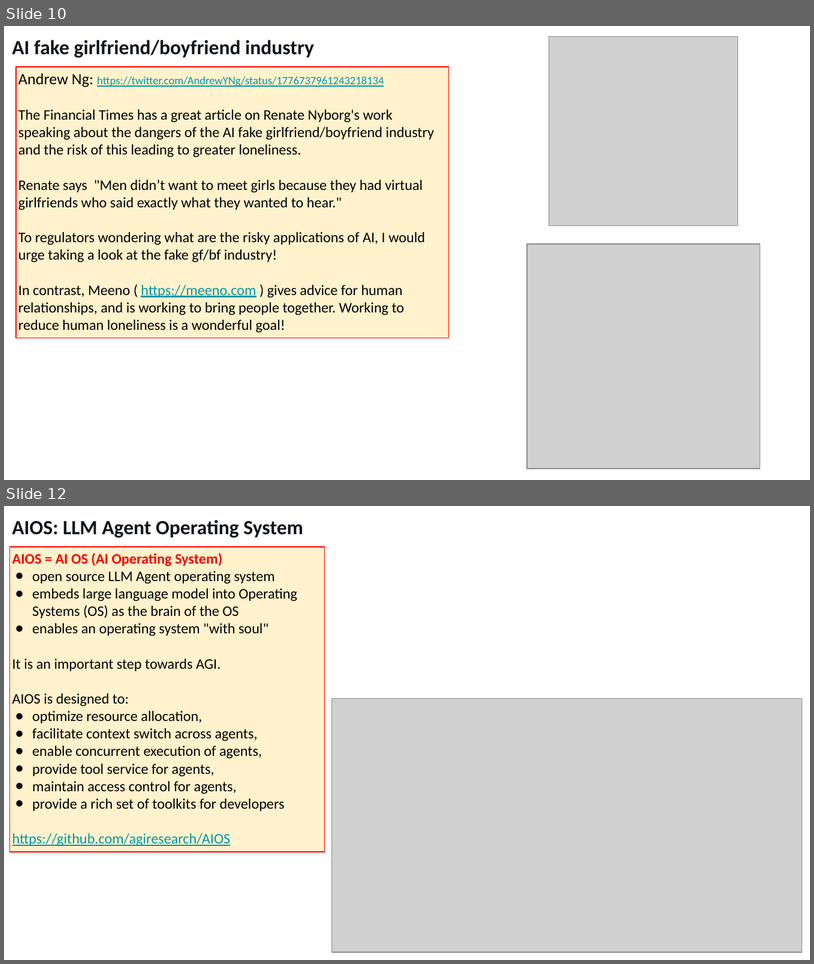
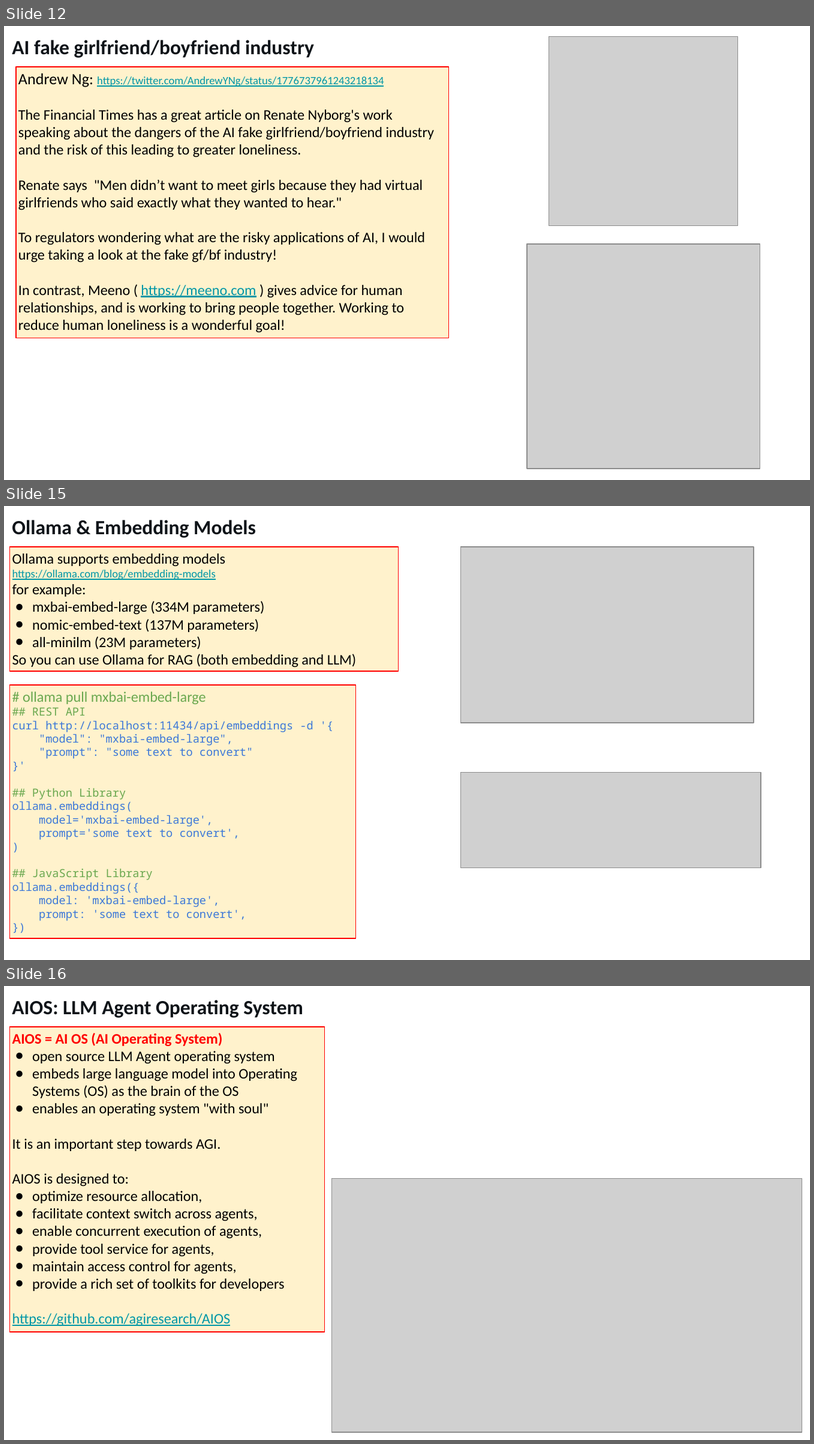
Before and after one commit to lselector/seminar, a slide deck: 2024/2024-04-12-AI-Updates.pptx. Shown one above the other, each under a label of ours: slides 10 and 12 before the commit, slides 12, 15 and 16 after it; the slides between them are not shown. The pictures are 814x964 and 814x1444 pixels, drawn with LibreOffice and Linux fonts; fonts in the diff are those of the drawing; grey boxes stand for pictures. Boxes give left, top, right and bottom in pixels: in the first picture for what was removed or moved away, otherwise in the second. Text is boxed around its words. In the diff, an @@ line names an element or a change of style, - is before the commit and + after.

```diff
--- a/2024/2024-04-12-AI-Updates.pptx
+++ b/2024/2024-04-12-AI-Updates.pptx
@@ slide 15 added at (4,506,810,960), background #FFFFFF @@
@@ text added at (12,520,256,538), 18 pt, text #0F1419, bold @@
+Ollama & Embedding Models
@@ rectangle added at (9,546,398,670), fill #FFF2CC, outline #FF0000 0.75 pt, 13 pt, text #000000 @@
+Ollama supports embedding models
+https://ollama.com/blog/embedding-models
+for example:
+● mxbai-embed-large (334M parameters)
+● nomic-embed-text (137M parameters)
+● all-minilm (23M parameters)
+So you can use Ollama for RAG (both embedding and LLM)
@@ picture added at (461,546,754,722) @@
@@ rectangle added at (9,685,356,938), fill #FFF2CC, outline #FF0000 0.75 pt, 10 pt, text #3C78D8 @@
+# ollama pull mxbai-embed-large
+## REST API
+curl http://localhost:11434/api/embeddings -d '{
+"model": "mxbai-embed-large",
+"prompt": "some text to convert"
+}'
+## Python Library
+ollama.embeddings(
+model='mxbai-embed-large',
+prompt='some text to convert',
+)
+## JavaScript Library
+ollama.embeddings({
+model: 'mxbai-embed-large',
+prompt: 'some text to convert',
+})
@@ picture added at (461,772,761,867) @@
@@ what was slide 10 is now slide 12 @@
@@ what was slide 12 is now slide 16 @@
```
Also in this commit, not shown: 5 slides changed, 5 other slides added, 1 slide removed.
